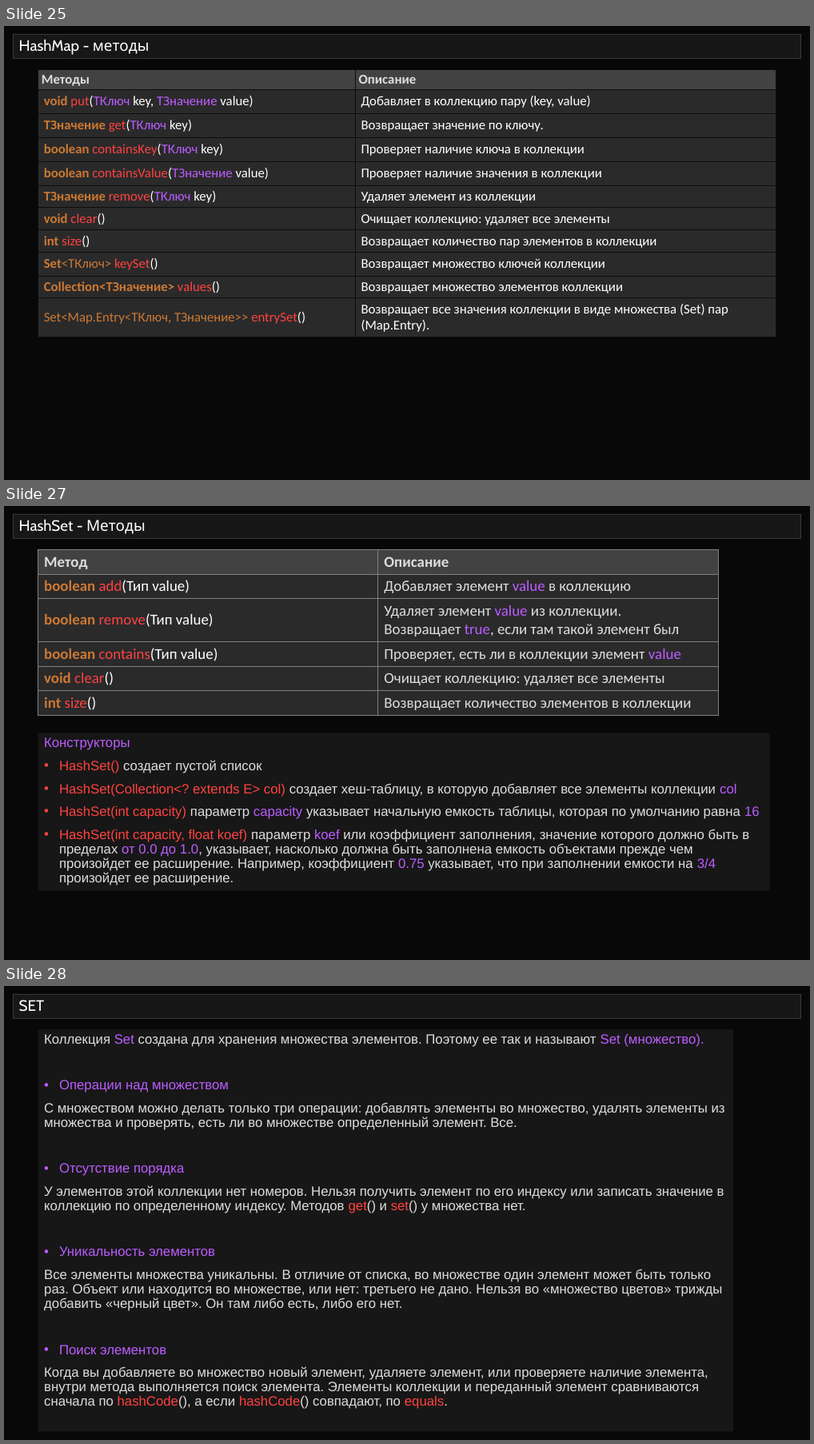
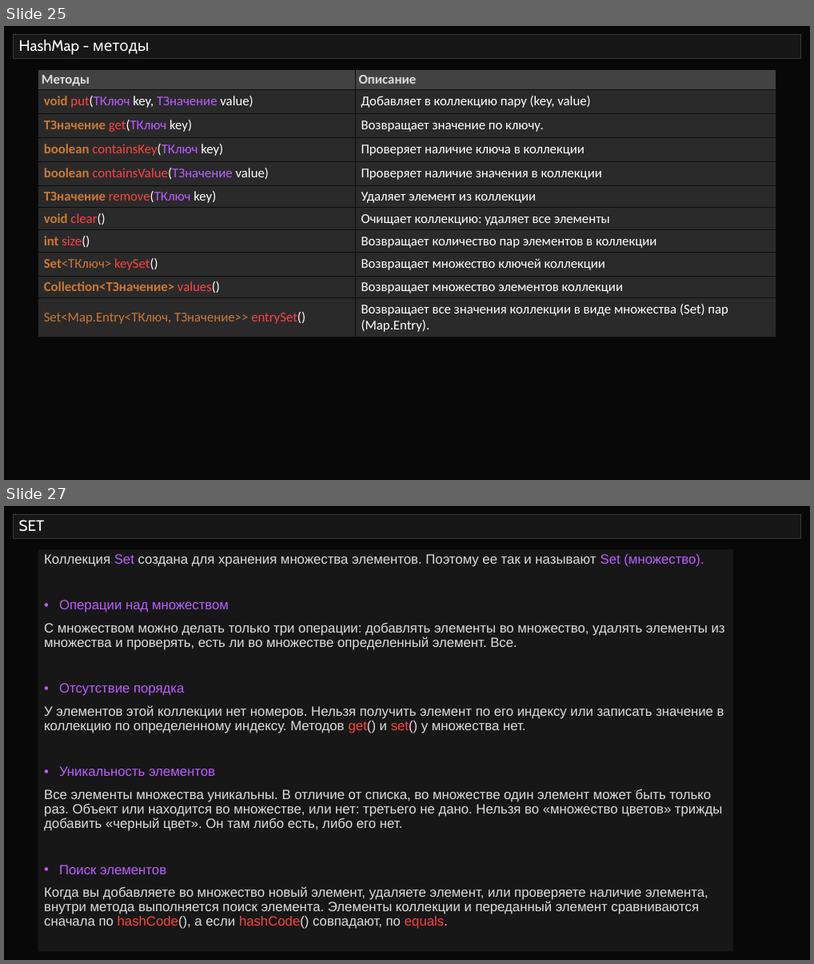
Before and after one commit to semusv/SIB_collect, a slide deck: Коллекции_v4.pptx. Shown one above the other, each under a label of ours: slides 25, 27 and 28 before the commit, slides 25 and 27 after it; the slides between them are not shown. The pictures are 814x1444 and 814x964 pixels, drawn with LibreOffice and Linux fonts; fonts in the diff are those of the drawing. Boxes give left, top, right and bottom in pixels: in the first picture for what was removed or moved away, otherwise in the second. Text is boxed around its words. In the diff, an @@ line names an element or a change of style, - is before the commit and + after.

Commit message:
add Stack / Collections / HashSet

```diff
--- a/Коллекции_v4.pptx
+++ b/Коллекции_v4.pptx
@@ slide 27 removed at bbox=[4, 506, 810, 960], background #080808 @@
@@ title removed at bbox=[13, 515, 802, 539] @@
-HashSet - Методы
@@ table removed at bbox=[38, 549, 718, 713], 6 rows, 2 columns @@
-Метод | Описание
-boolean add(Тип value) | Добавляет элемент value в коллекцию
-boolean remove(Тип value) | Удаляет элемент value из коллекции. Возвращает true, если там такой элемент был
-boolean contains(Тип value) | Проверяет, есть ли в коллекции элемент value
-void clear() | Очищает коллекцию: удаляет все элементы
-int size() | Возвращает количество элементов в коллекции
@@ rectangle removed at bbox=[38, 733, 770, 891] @@
-Конструкторы
-• HashSet() создает пустой список
-• HashSet(Collection<? extends E> col) создает хеш-таблицу, в которую добавляет все элементы коллекции col
-• HashSet(int capacity) параметр capacity указывает начальную емкость таблицы, которая по умолчанию равна 16
-• HashSet(int capacity, float koef) параметр koef или коэффициент заполнения, значение которого должно быть в пределах от 0.0 до 1.0, указывает, насколько должна быть заполнена емкость объектами прежде чем произойдет ее расширение. Например, коэффициент 0.75 указывает, что при заполнении емкости на 3/4 произойдет ее расширение.
@@ what was slide 28 is now slide 27 @@
```
Also in this commit, not shown: 1 slide changed, 1 slide added, 7 other files.
